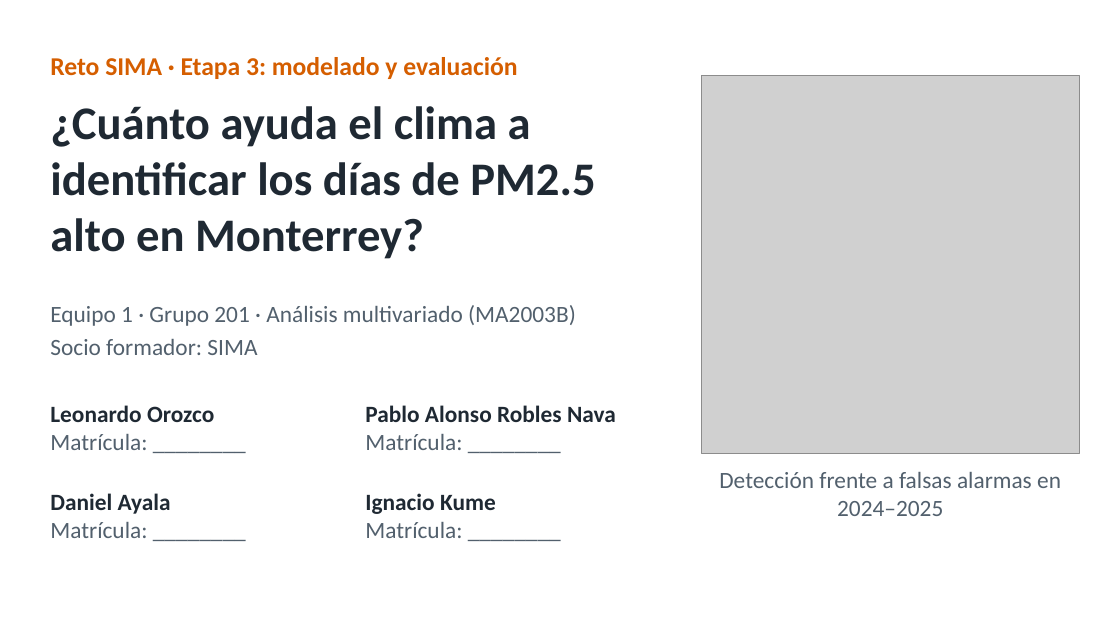
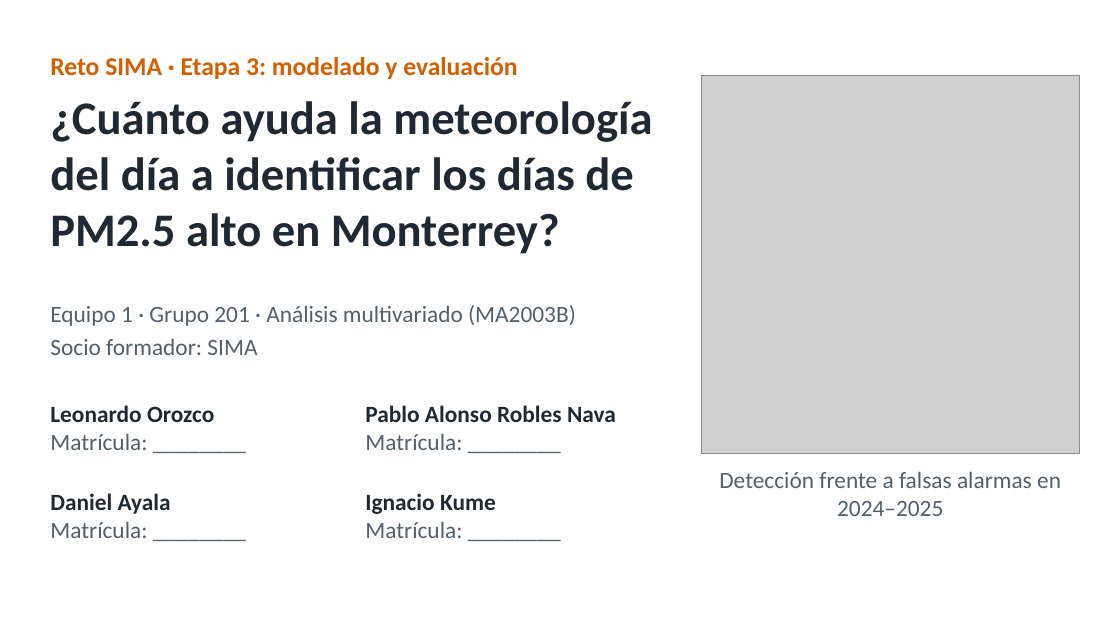
Before and after one commit to Leo-issacs/reto-sima-multivariados, a slide deck: slide 1 of docs/presentacion/Presentacion_Etapa3_SIMA.pptx. Drawn at 1120x630 pixels with LibreOffice and Linux fonts; fonts in the diff are those of the drawing; grey boxes stand for pictures. Boxes give left, top, right and bottom in pixels: in the first picture for what was removed or moved away, otherwise in the second. Text is boxed around its words. In the diff, an @@ line names an element or a change of style, - is before the commit and + after.

```diff
--- a/docs/presentacion/Presentacion_Etapa3_SIMA.pptx
+++ b/docs/presentacion/Presentacion_Etapa3_SIMA.pptx
@@ text at (50,101,652,254): text changed @@
-¿Cuánto ayuda el clima a identificar los días de PM2.5 alto en Monterrey?
+¿Cuánto ayuda la meteorología del día a identificar los días de PM2.5 alto en Monterrey?
```
Also in this commit, not shown: 3 other slides changed, 4 other files.
